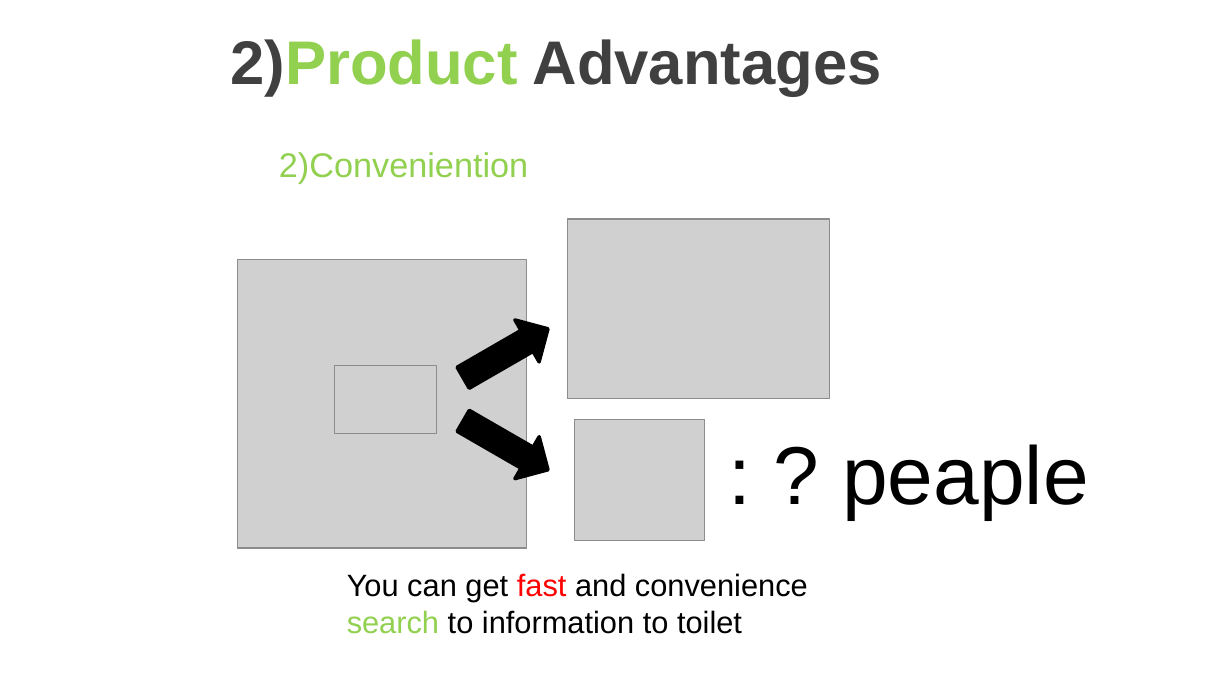
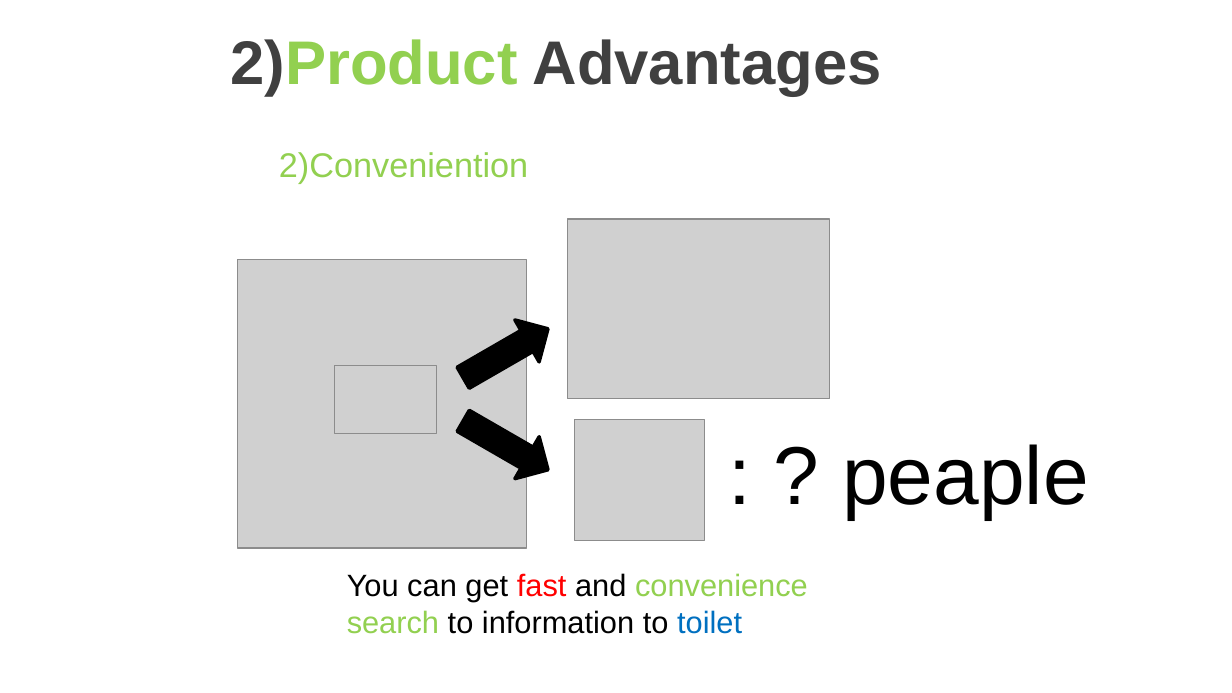
Before and after one commit to SWGO-1819/test, a slide deck: slide 5 of 영어 말하기 ppt.pptx. Drawn at 1232x693 pixels with LibreOffice and Linux fonts; fonts in the diff are those of the drawing; grey boxes stand for pictures; background and template pictures are left out. Boxes give left, top, right and bottom in pixels: in the first picture for what was removed or moved away, otherwise in the second. Text is boxed around its words. In the diff, an @@ line names an element or a change of style, - is before the commit and + after.

```diff
--- a/영어 말하기 ppt.pptx
+++ b/영어 말하기 ppt.pptx
@@ text "You can get fast and ..." at (347, 573, 808, 634): text colour #000000 to #92D050 in "convenience"; text colour #000000 to #0070C0 in "toilet" @@
```
Also in this commit, not shown: 2 other slides changed.
